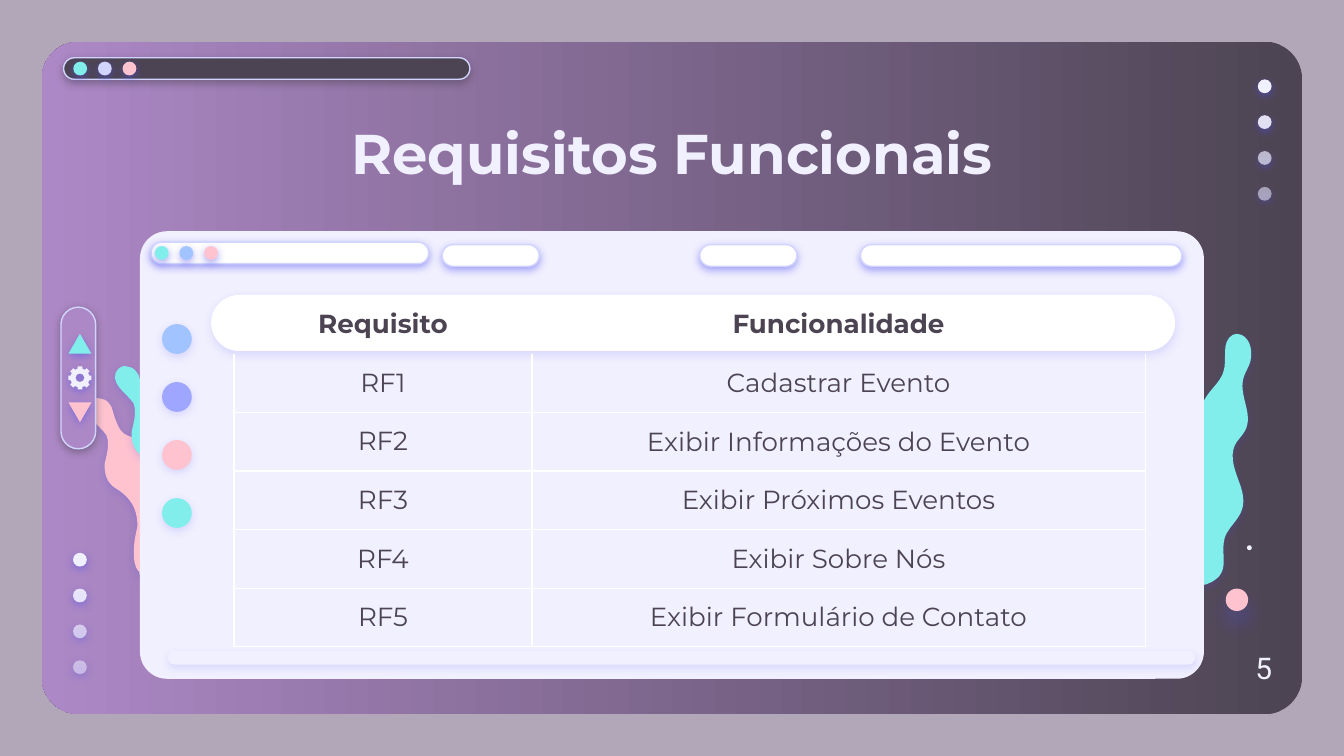
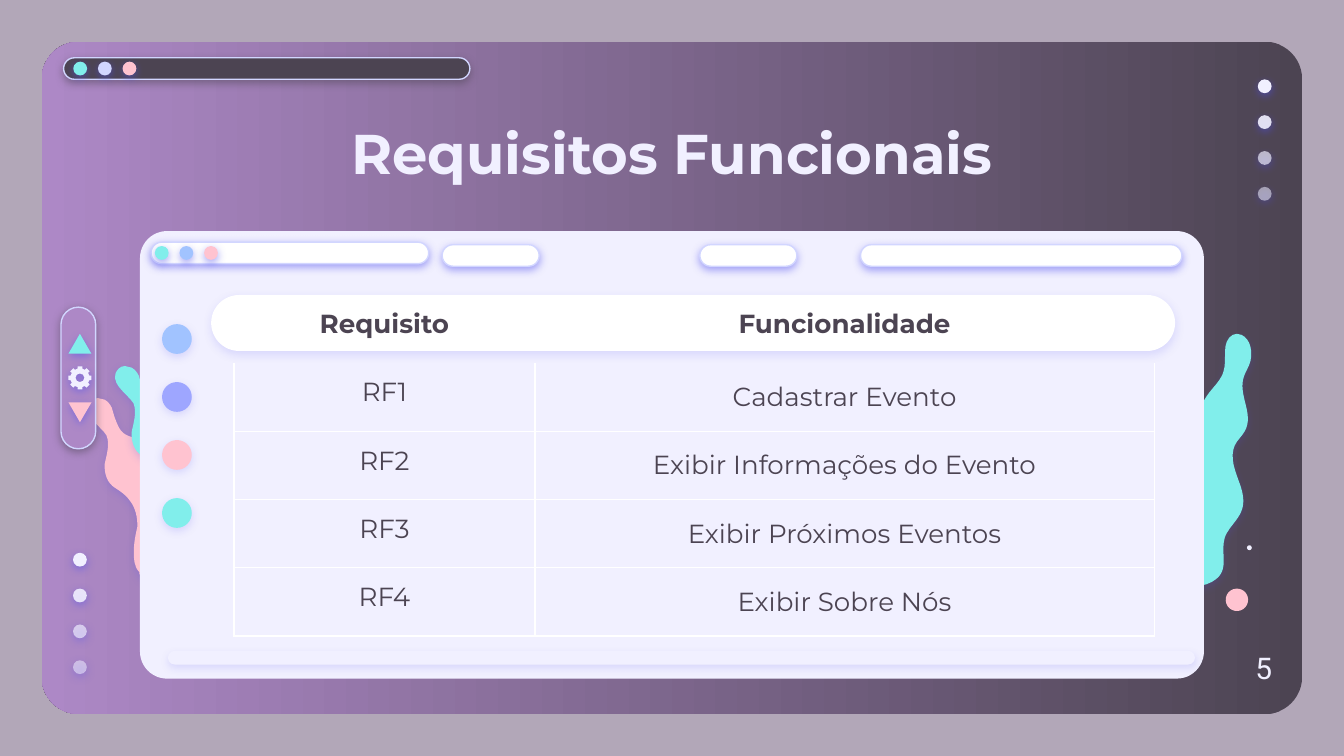
Before and after one commit to Localize-Jahu/Documentos, a slide deck: slide 5 of Apresentação/Localize Jahu - Apresentação.pptx. Drawn at 1344x756 pixels with LibreOffice and Linux fonts; fonts in the diff are those of the drawing. Boxes give left, top, right and bottom in pixels: in the first picture for what was removed or moved away, otherwise in the second. Text is boxed around its words. In the diff, an @@ line names an element or a change of style, - is before the commit and + after.

```diff
--- a/Apresentação/Localize Jahu - Apresentação.pptx
+++ b/Apresentação/Localize Jahu - Apresentação.pptx
@@ table at bbox=[234, 296, 1154, 637] @@
-row 6: RF5 | Exibir Formulário de Contato
@@ table: place and size @@
-table at bbox=[234, 296, 1145, 645]
+table at bbox=[234, 296, 1154, 637]
@@ ellipse at bbox=[1222, 585, 1252, 615]: shadow off @@
```
Also in this commit, not shown: 11 other slides changed, 4 slides added, 3 slides removed.
